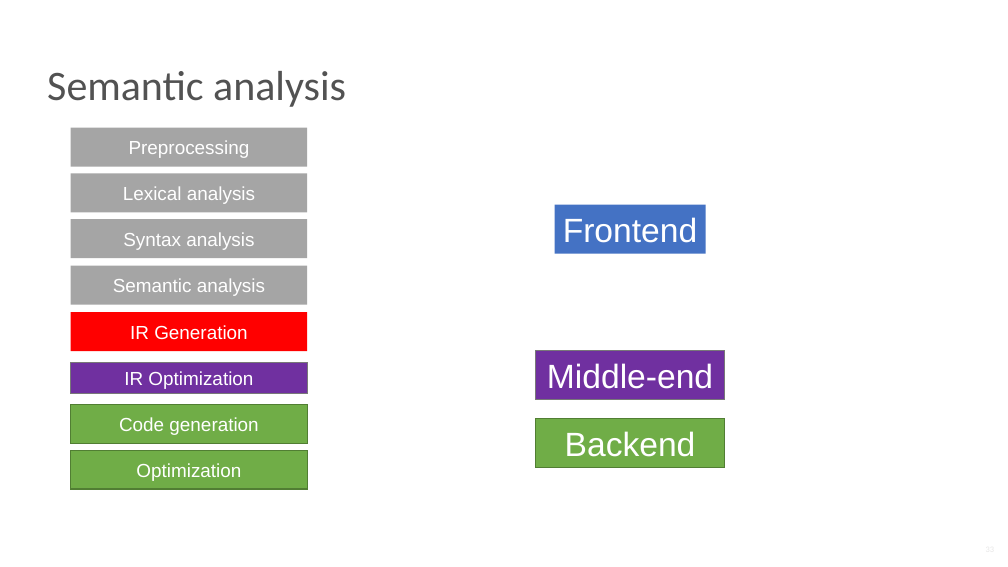
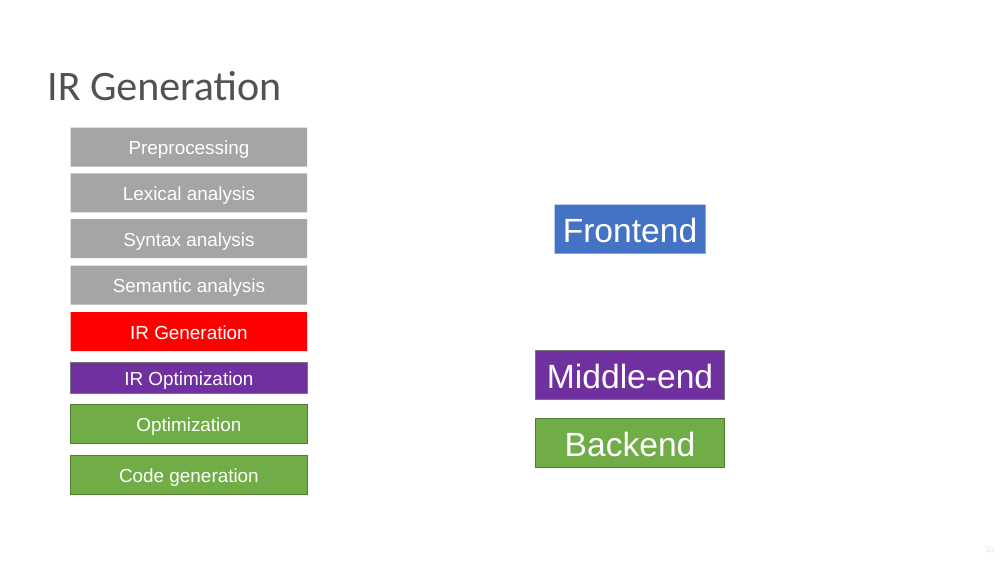
Before and after one commit to NN-complr-tech/Complr-course-lectures, a slide deck: slide 33 of 02-Frontend.pptx. Drawn at 1008x567 pixels with LibreOffice and Linux fonts; fonts in the diff are those of the drawing. Boxes give left, top, right and bottom in pixels: in the first picture for what was removed or moved away, otherwise in the second. Text is boxed around its words. In the diff, an @@ line names an element or a change of style, - is before the commit and + after.

```diff
--- a/02-Frontend.pptx
+++ b/02-Frontend.pptx
@@ title at bbox=[47, 71, 281, 101]: text changed @@
-Semantic analysis
+IR Generation
@@ rectangle "Optimization": place and size @@
-rectangle "Optimization" at bbox=[71, 450, 308, 489]
+rectangle "Optimization" at bbox=[71, 405, 308, 445]
@@ rectangle "Code generation": place and size @@
-rectangle "Code generation" at bbox=[71, 405, 308, 444]
+rectangle "Code generation" at bbox=[71, 455, 308, 495]
```
Also in this commit, not shown: 19 other slides changed, 2 slides added, 1 slide removed.
